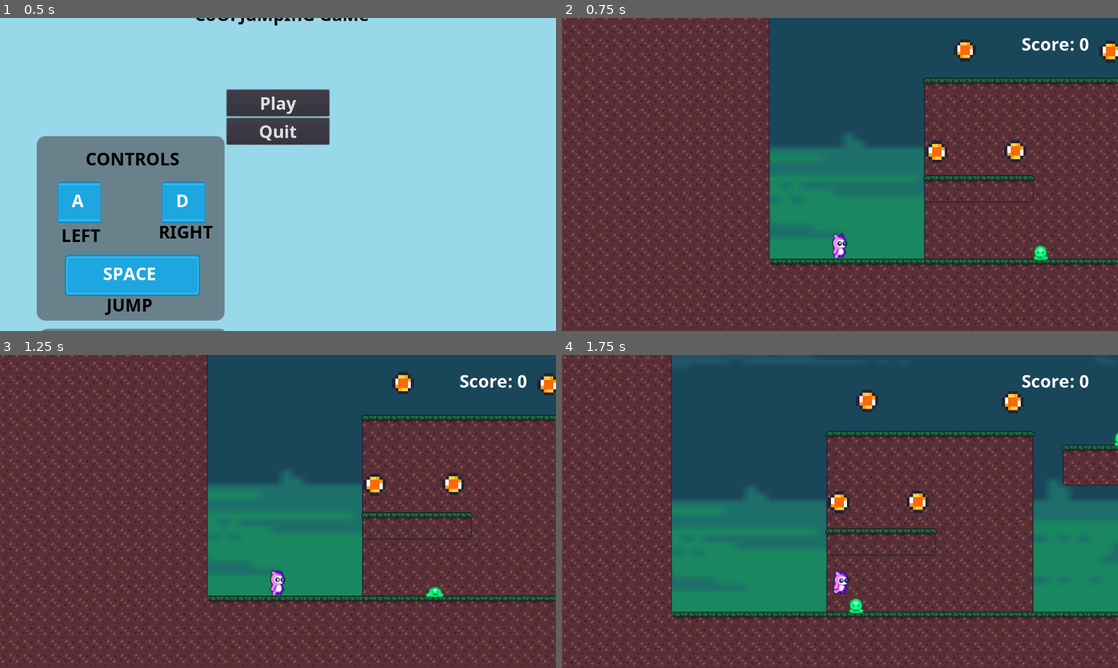
Above: before the commit, frames 1-4 (two rows, left to right).
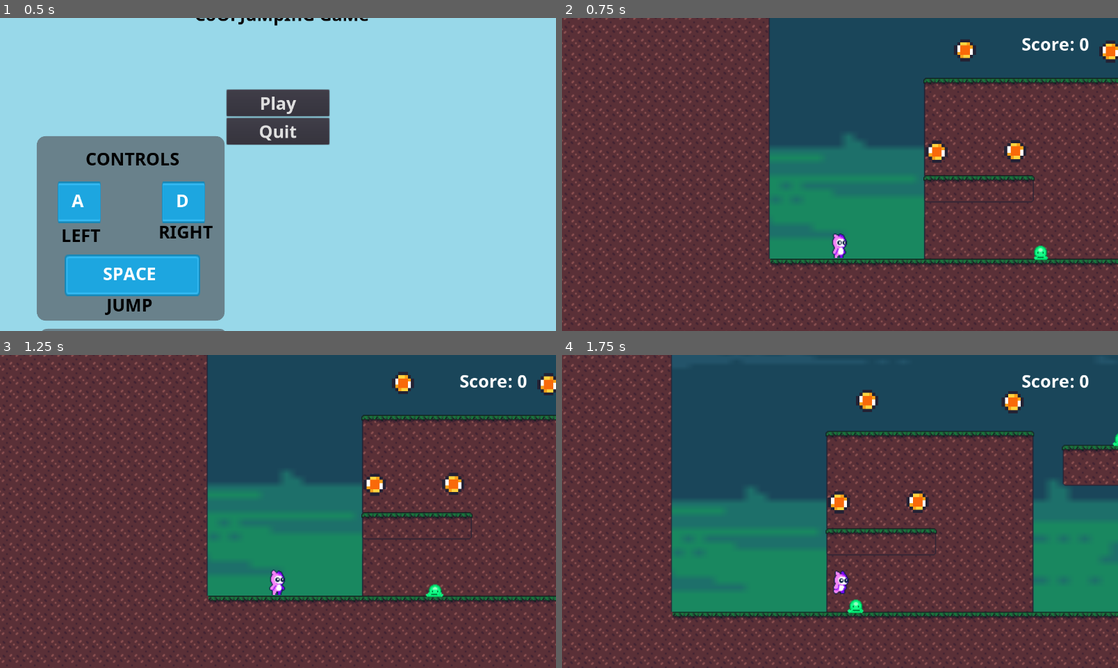
Above: after the commit, the same moments.

Repository: Mertric/2D-Video-game
Game: Godot game, scene res://Screen/MainScreen.tscn
Same seed, same stepped clock (60 frames per second), same inputs: the game is played once before the commit and once after it.
Inputs (mouse positions are in pixels of both pictures, inside the frame that each line leads up to):
- Up to frame 1 (0.5 s): no input
- Up to frame 2 (0.75 s): click "Play" at 0.5 s
- Up to frame 3 (1.25 s): no input
- Up to frame 4 (1.75 s): tap Enter at 1.25 s; move the mouse to (962, 495) at 1.27 s; hold D (right) from 1.28 s (still down); click (962, 495) at 1.42 s; tap Space (jump) at 1.52 s

Frame 1 is identical in both runs. In frame 2, less than 0.1% of the frame differs, in the area x 48-87%, y 68-77%; in frame 3, less than 0.1%, in the area x 48-80%, y 68-77%; in frame 4, less than 0.1%.

Commit message:
feat:starting unit test kinda..

Diff:
--- a/2D Platformer/project.godot
+++ b/2D Platformer/project.godot
@@ -36,6 +36,10 @@
 window/size/test_width=1280
 window/size/test_height=720
 
+[editor_plugins]
+
+enabled=PoolStringArray( "gut" )
+
 [input]
 
 left={
--- a/2D Platformer/src/Actors/Monster.gd
+++ b/2D Platformer/src/Actors/Monster.gd
@@ -14,6 +14,7 @@
 #signals for call back to check when the player enters the 2d area the monster will die
 func _on_JumpDetector_body_entered(body: PhysicsBody2D) -> void:
 	if body.global_position.y >= get_node("JumpDetector").global_position.y:
+		#emit_signal("enemyDied")
 		return
 	$CollisionShape2D.set_deferred("disabled", true)
 	die()
--- a/2D Platformer/src/Actors/Monster.tscn
+++ b/2D Platformer/src/Actors/Monster.tscn
@@ -185,7 +185,7 @@
 position = Vector2( 0, -17 )
 frames = SubResource( 31 )
 animation = "Idle"
-frame = 6
+frame = 5
 playing = true
 
 [node name="CollisionShape2D" type="CollisionShape2D" parent="."]
--- a/2D Platformer/src/Actors/Pink_Monster.tscn
+++ b/2D Platformer/src/Actors/Pink_Monster.tscn
@@ -160,7 +160,6 @@
 position = Vector2( 0, -16 )
 frames = SubResource( 24 )
 animation = "Idle"
-frame = 3
 playing = true
 
 [node name="CollisionShape2D" type="CollisionShape2D" parent="."]
--- a/2D Platformer/src/Actors/Player.gd
+++ b/2D Platformer/src/Actors/Player.gd
@@ -126,7 +126,7 @@
 	PlayerData.deaths += 1
 	velocity = Vector2(0,0)
 	$AnimatedSprite.play("Death")
-	$CollisionShape2D.call_deferred("set_disabled", true)
+	#$CollisionShape2D.call_deferred("set_disabled", true)
 	$Timer.start(100.0)
 
 func _on_Timer_timeout():
--- a/2D Platformer/src/Objects/Teleport.tscn
+++ b/2D Platformer/src/Objects/Teleport.tscn
@@ -120,7 +120,7 @@
 scale = Vector2( -3, 3 )
 frames = SubResource( 9 )
 animation = "Idle"
-frame = 5
+frame = 1
 playing = true
 
 [node name="CollisionShape2D" type="CollisionShape2D" parent="."]
